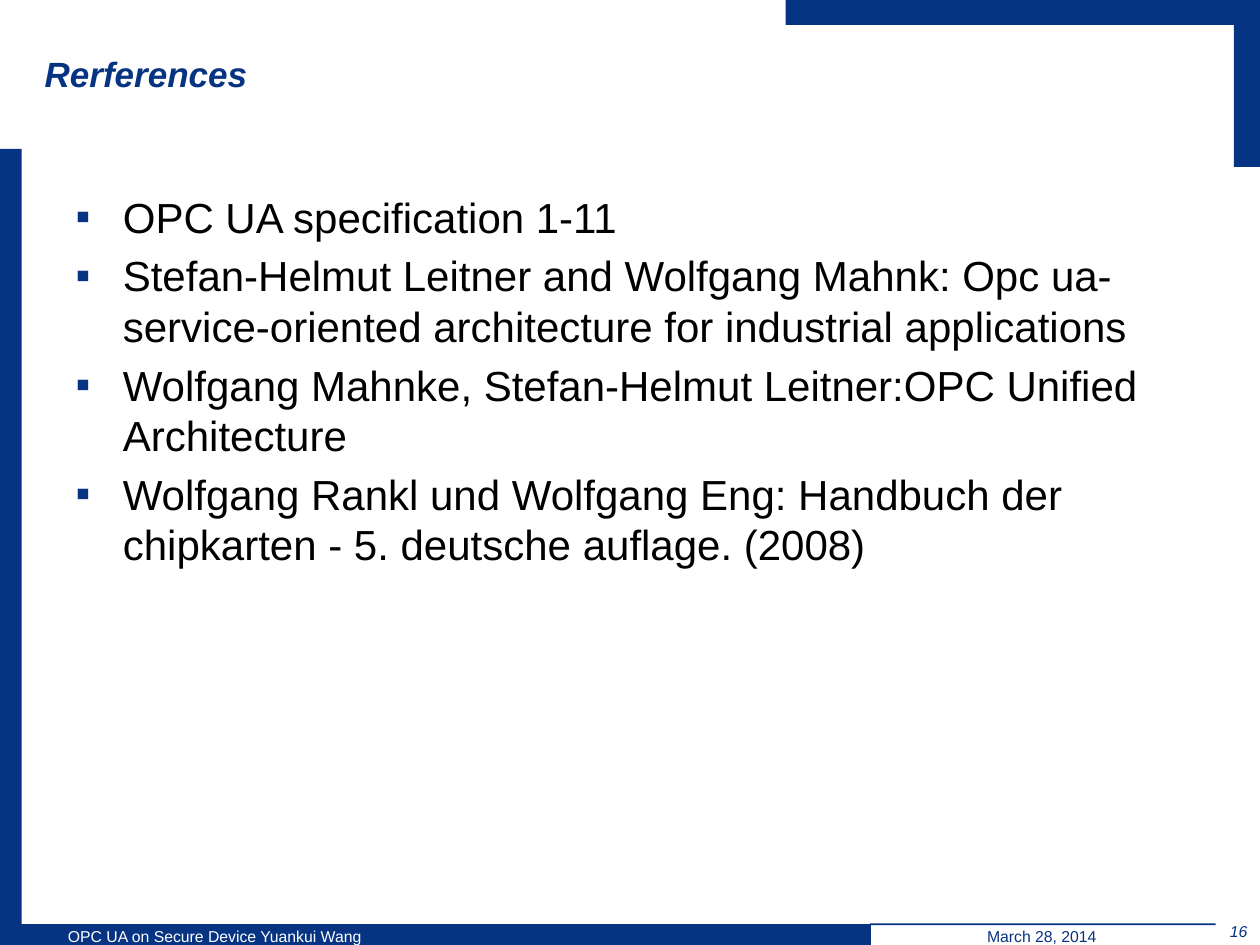
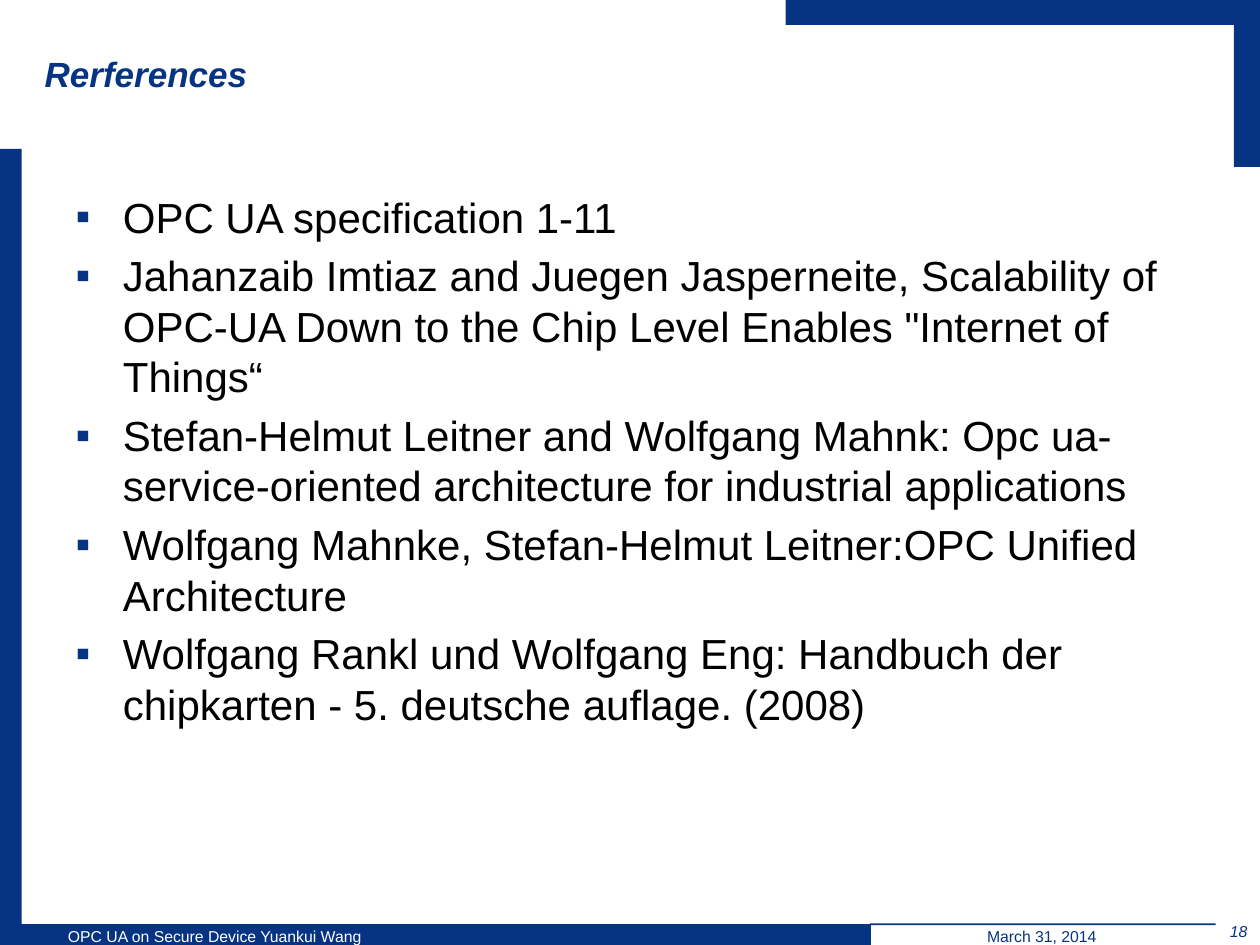
Before and after one commit to wsuetholz/opc-ua-wangyk-upb-morpho, a slide deck: slide 18 of ppt/Einleitung.pptx (slide 16 before the commit). Drawn at 1260x945 pixels with LibreOffice and Linux fonts; fonts in the diff are those of the drawing; background and template pictures are left out. Boxes give left, top, right and bottom in pixels: in the first picture for what was removed or moved away, otherwise in the second. Text is boxed around its words. In the diff, an @@ line names an element or a change of style, - is before the commit and + after.

```diff
--- a/ppt/Einleitung.pptx
+++ b/ppt/Einleitung.pptx
@@ text at [123,260,1157,401]: paragraph added @@
+▪ Jahanzaib Imtiaz and Juegen Jasperneite, Scalability of OPC-UA Down to the Chip Level Enables "Internet of Things“
@@ text at [987,930,1096,944]: text changed @@
-March 28, 2014
+March 31, 2014
```
Also in this commit, not shown: 14 other slides changed, 3 slides added, 1 slide removed.
